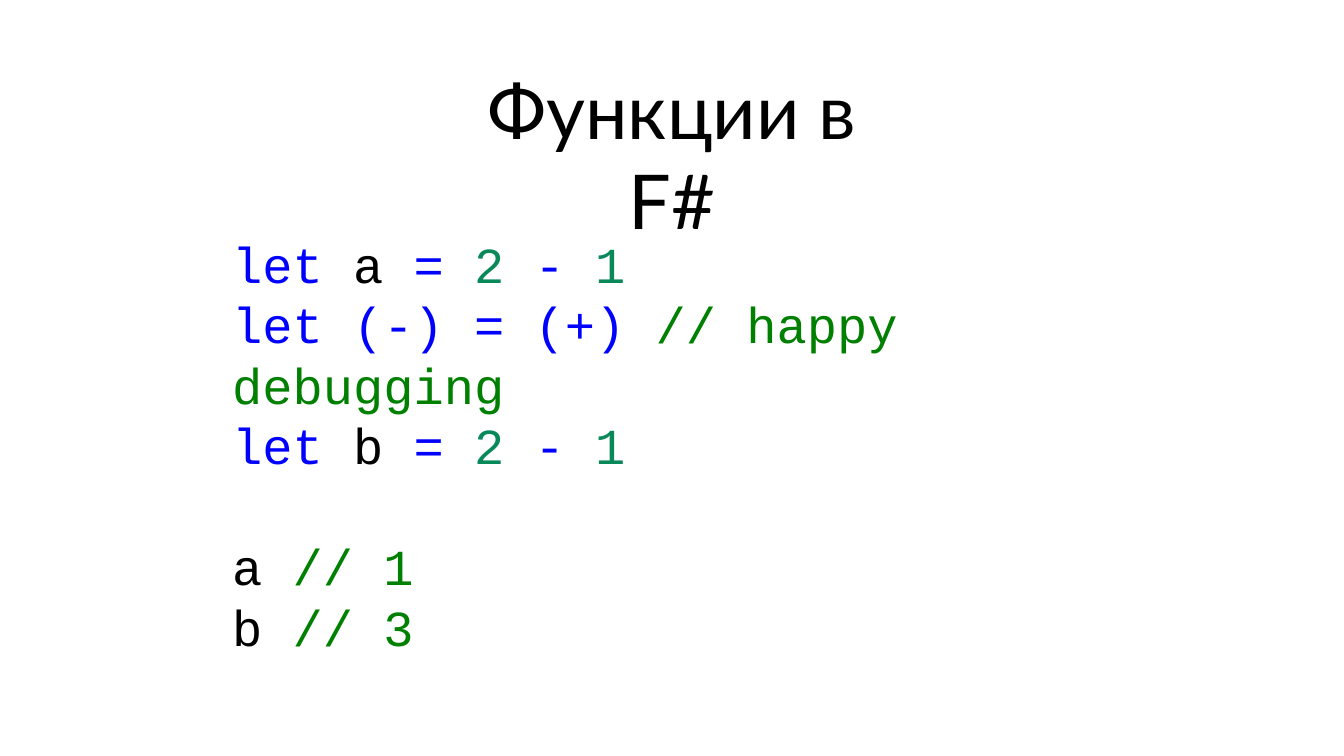
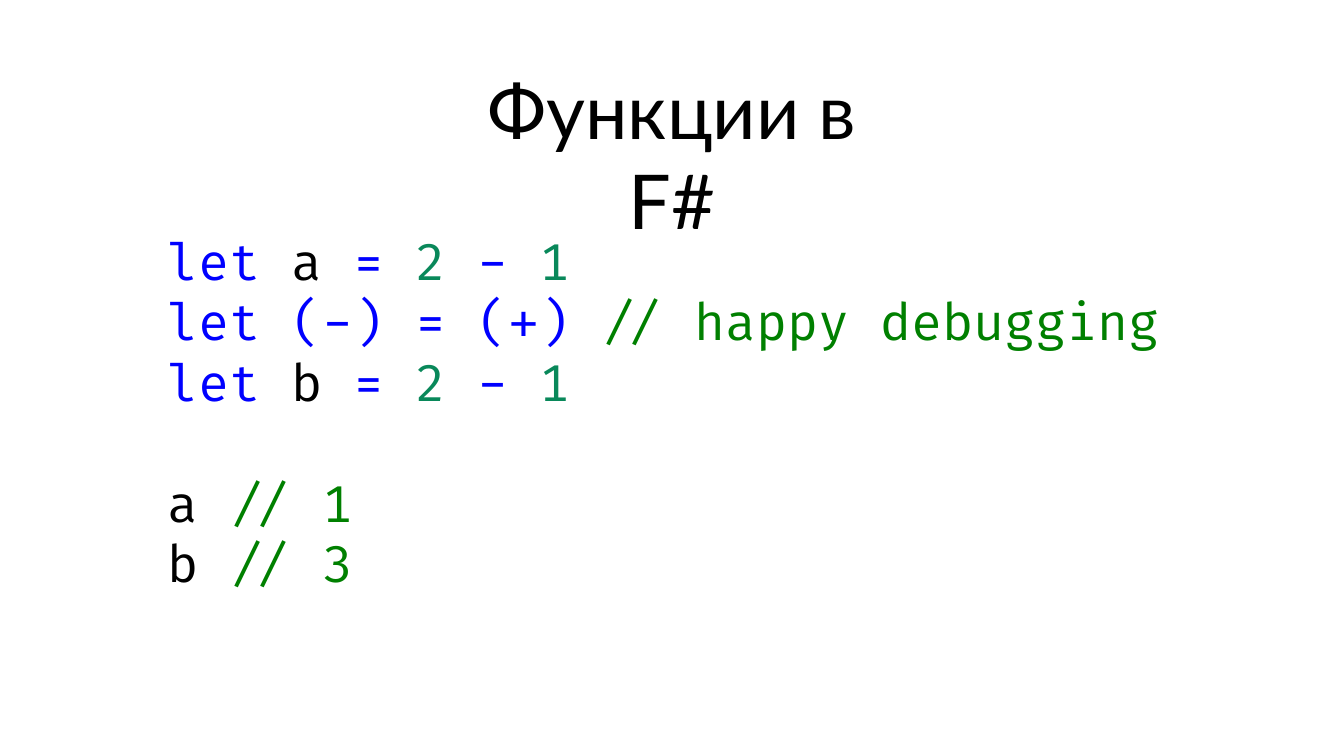
Before and after one commit to Dolfik1/Presentations, a slide deck: slide 39 of 22-09-2018-it-meetup4/Introduction to FSharp.pptx (slide 30 before the commit). Drawn at 1344x756 pixels with LibreOffice and Linux fonts; fonts in the diff are those of the drawing. Boxes give left, top, right and bottom in pixels: in the first picture for what was removed or moved away, otherwise in the second. Text is boxed around its words. In the diff, an @@ line names an element or a change of style, - is before the commit and + after.

```diff
--- a/22-09-2018-it-meetup4/Introduction to FSharp.pptx
+++ b/22-09-2018-it-meetup4/Introduction to FSharp.pptx
@@ text "let a = 2 - ...": place and size @@
-text "let a = 2 - ..." at bbox=[232, 246, 897, 647]
+text "let a = 2 - ..." at bbox=[168, 241, 1160, 583]
@@ text "let a = 2 - ..." at bbox=[168, 241, 1160, 583]: font Courier New to Fira Code @@
```
Also in this commit, not shown: 15 other slides changed, 33 slides added, 6 slides removed.
